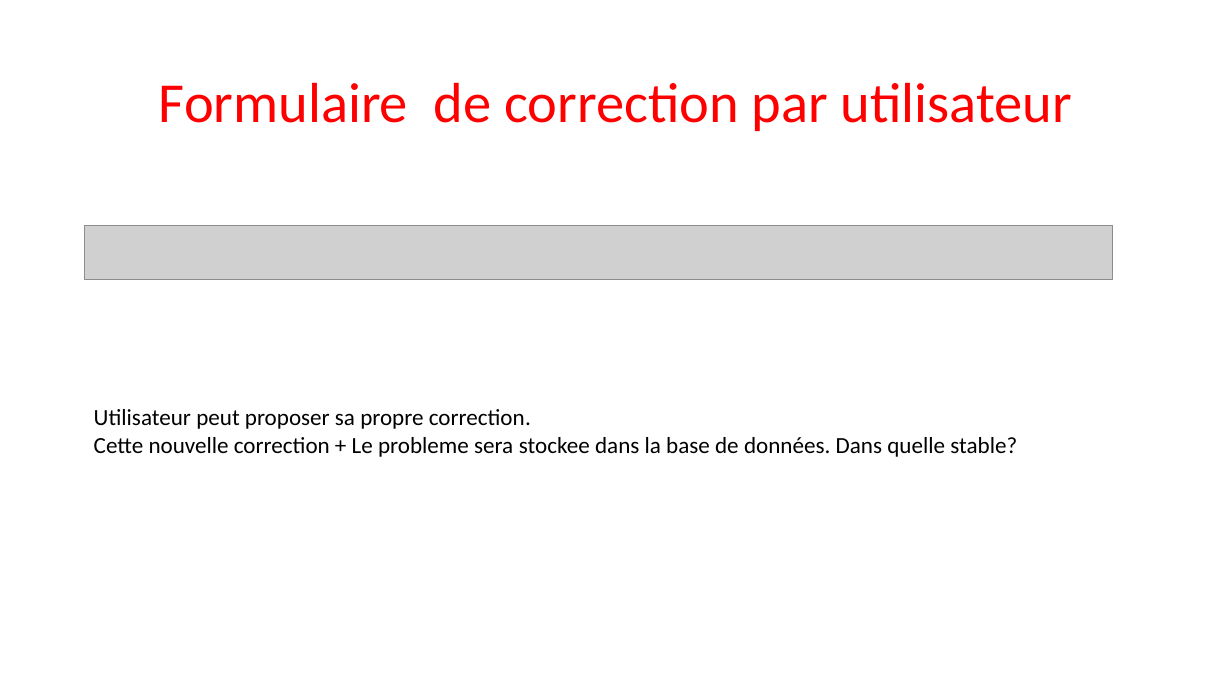
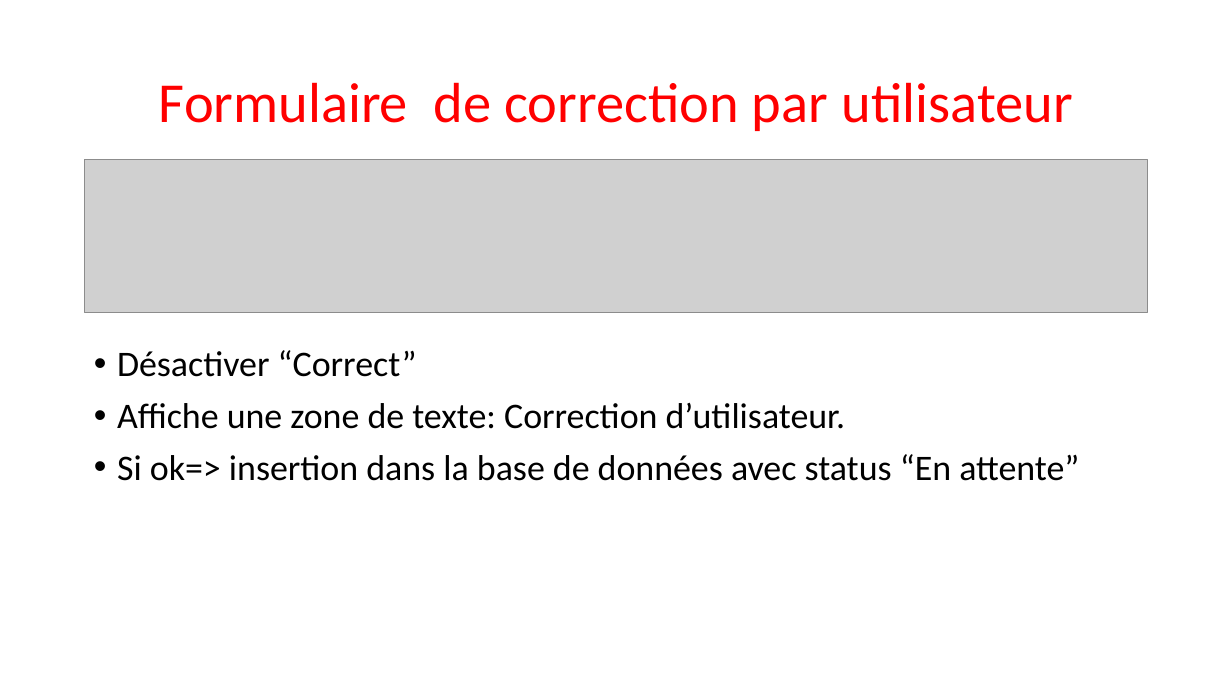
Before and after one commit to Sle3pingForest/StageL3, a slide deck: slide 10 of RapportNam/Nouveau Microsoft PowerPoint Presentation.pptx (slide 7 before the commit). Drawn at 1232x693 pixels with LibreOffice and Linux fonts; fonts in the diff are those of the drawing; grey boxes stand for pictures. Boxes give left, top, right and bottom in pixels: in the first picture for what was removed or moved away, otherwise in the second. Text is boxed around its words. In the diff, an @@ line names an element or a change of style, - is before the commit and + after.

```diff
--- a/RapportNam/Nouveau Microsoft PowerPoint Presentation.pptx
+++ b/RapportNam/Nouveau Microsoft PowerPoint Presentation.pptx
@@ picture added at box(85, 160, 1148, 313) @@
@@ picture removed at box(85, 226, 1113, 279) @@
@@ text added at box(117, 350, 1079, 481), 28 pt, text #000000 @@
+• Désactiver “Correct”
+• Affiche une zone de texte: Correction d’utilisateur.
+• Si ok=> insertion dans la base de données avec status “En attente”
@@ text removed at box(94, 409, 1017, 457) @@
-Utilisateur peut proposer sa propre correction.
-Cette nouvelle correction + Le probleme sera stockee dans la base de données. Dans quelle stable?
```
Also in this commit, not shown: 5 other slides changed, 7 slides added, 4 slides removed, 4 other files.
